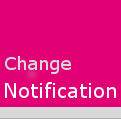
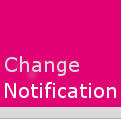
Revision of a layered w=121, h=119 image; what changed, layer by layer:
painted on "Change" over <box>5,56,79,76</box>
